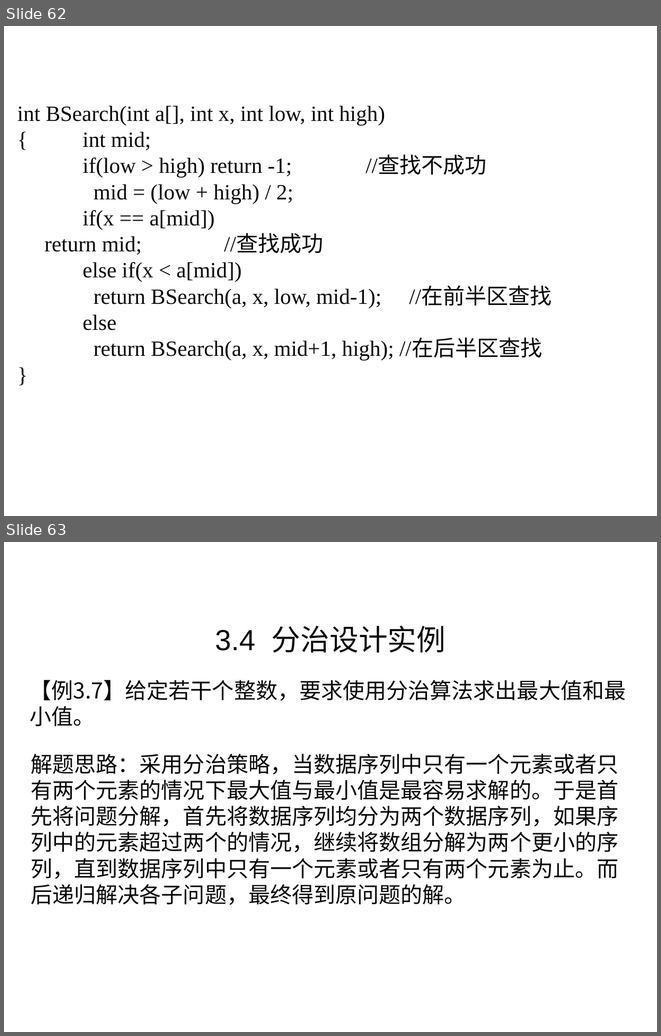
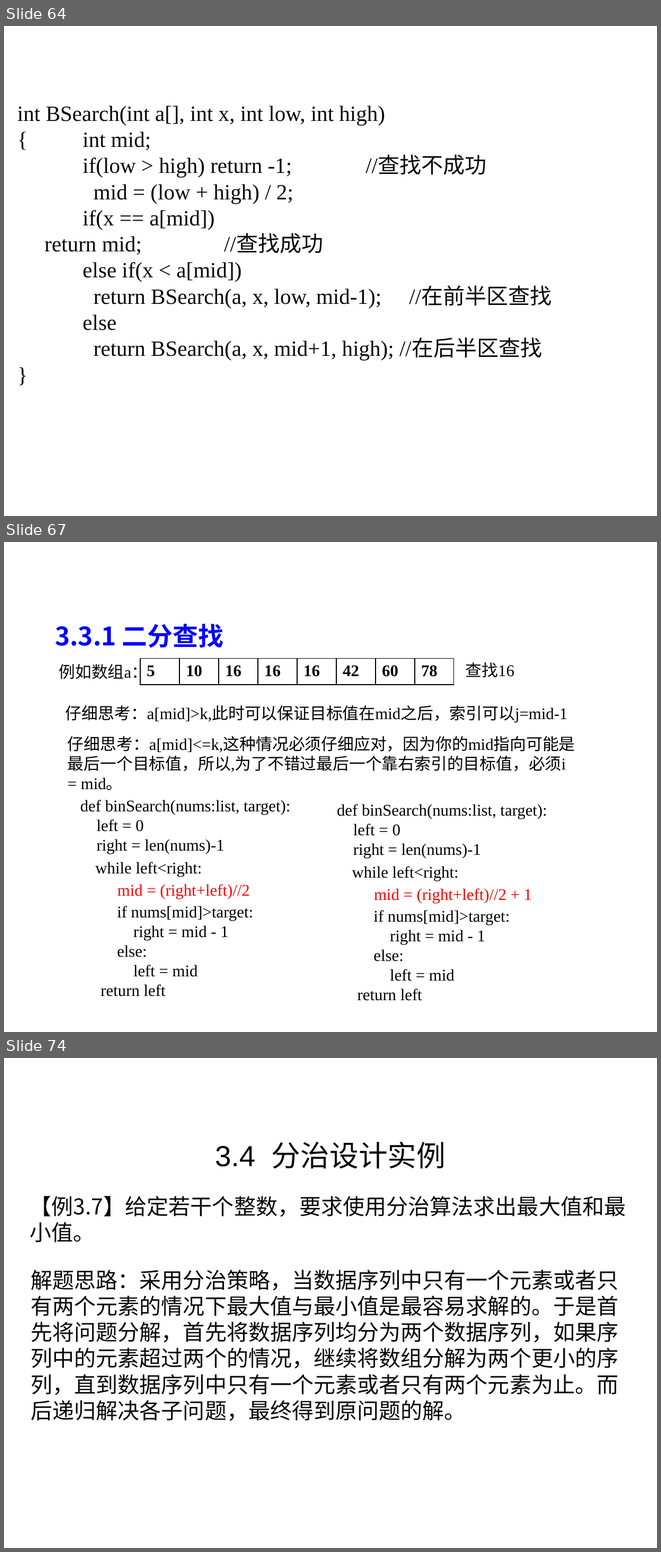
Before and after one commit to liutongling/DP, a slide deck: file/第3章 分治法计.pptx. Shown one above the other, each under a label of ours: slides 62 and 63 before the commit, slides 64, 67 and 74 after it; the slides between them are not shown. The pictures are 661x1036 and 661x1552 pixels, drawn with LibreOffice and Linux fonts; fonts in the diff are those of the drawing; background and template pictures are left out. Boxes give left, top, right and bottom in pixels: in the first picture for what was removed or moved away, otherwise in the second. Text is boxed around its words. In the diff, an @@ line names an element or a change of style, - is before the commit and + after.

```diff
--- a/file/第3章 分治法计.pptx
+++ b/file/第3章 分治法计.pptx
@@ slide 67 added at (x1=4, y1=542, x2=657, y2=1032), background #FFFFFF @@
@@ text added at (x1=55, y1=624, x2=223, y2=648), 28 pt, text #0000FF, bold @@
+3.3.1 二分查找
@@ text added at (x1=59, y1=661, x2=148, y2=682), 18 pt, text #080808 @@
+例如数组a：
@@ table added at (x1=140, y1=658, x2=454, y2=685), 1 rows, 8 columns @@
+5 | 10 | 16 | 16 | 16 | 42 | 60 | 78
@@ text added at (x1=466, y1=662, x2=514, y2=678), 18 pt, text #080808 @@
+查找16
@@ text added at (x1=65, y1=705, x2=567, y2=723), 18 pt, text #000000 @@
+仔细思考：a[mid]>k,此时可以保证目标值在mid之后，索引可以j=mid-1
@@ text added at (x1=68, y1=736, x2=575, y2=790), 18 pt, text #000000 @@
+仔细思考：a[mid]<=k,这种情况必须仔细应对，因为你的mid指向可能是最后一个目标值，所以,为了不错过最后一个靠右索引的目标值，必须i = mid。
@@ text added at (x1=80, y1=800, x2=290, y2=854), 18 pt, text #000000 @@
+def binSearch(nums:list, target):
+left = 0
+right = len(nums)-1
@@ text added at (x1=337, y1=804, x2=547, y2=858), 18 pt, text #000000 @@
+def binSearch(nums:list, target):
+left = 0
+right = len(nums)-1
@@ text added at (x1=95, y1=862, x2=202, y2=876), 18 pt, text #000000 @@
+while left<right:
@@ text added at (x1=352, y1=866, x2=459, y2=881), 18 pt, text #000000 @@
+while left<right:
@@ text added at (x1=117, y1=884, x2=249, y2=899), 18 pt, text #FF0000 @@
+mid = (right+left)//2
@@ text added at (x1=374, y1=888, x2=532, y2=903), 18 pt, text #FF0000 @@
+mid = (right+left)//2 + 1
@@ text added at (x1=100, y1=906, x2=253, y2=996), 18 pt, text #000000 @@
+if nums[mid]>target:
+right = mid - 1
+else:
+left = mid
+return left
@@ text added at (x1=358, y1=910, x2=510, y2=1000), 18 pt, text #000000 @@
+if nums[mid]>target:
+right = mid - 1
+else:
+left = mid
+return left
@@ what was slide 62 is now slide 64 @@
@@ what was slide 63 is now slide 74 @@
```
Also in this commit, not shown: 1 slide changed, 10 other slides added, 3 other files.
